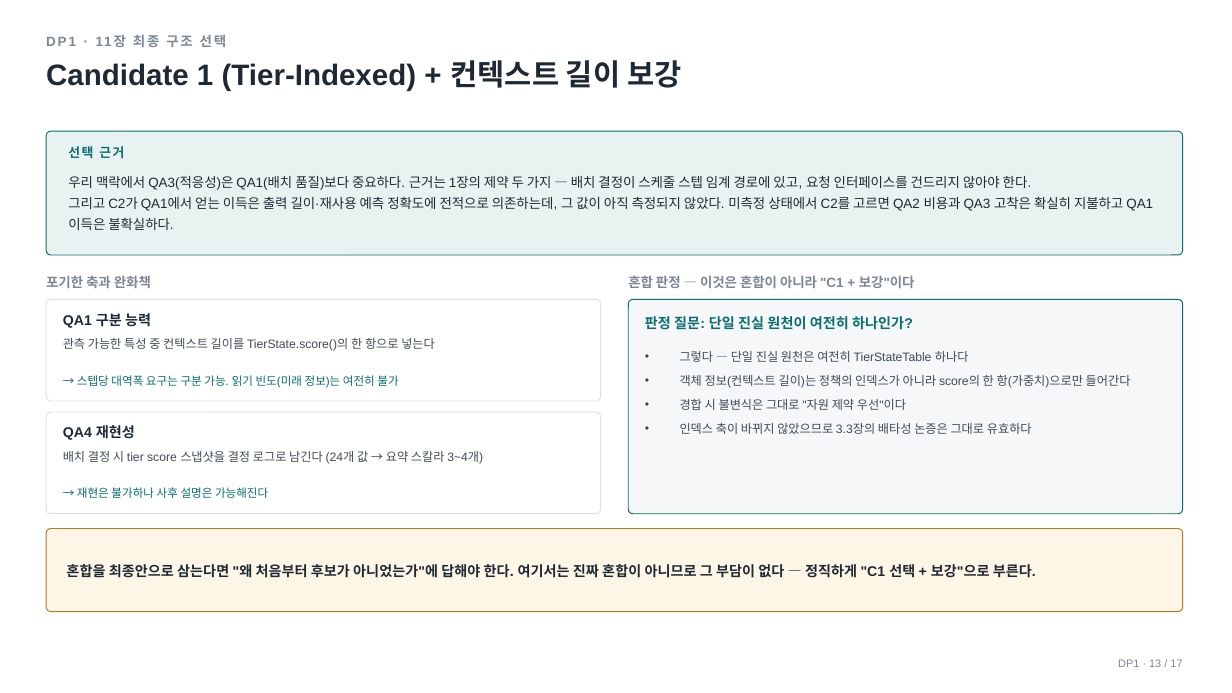
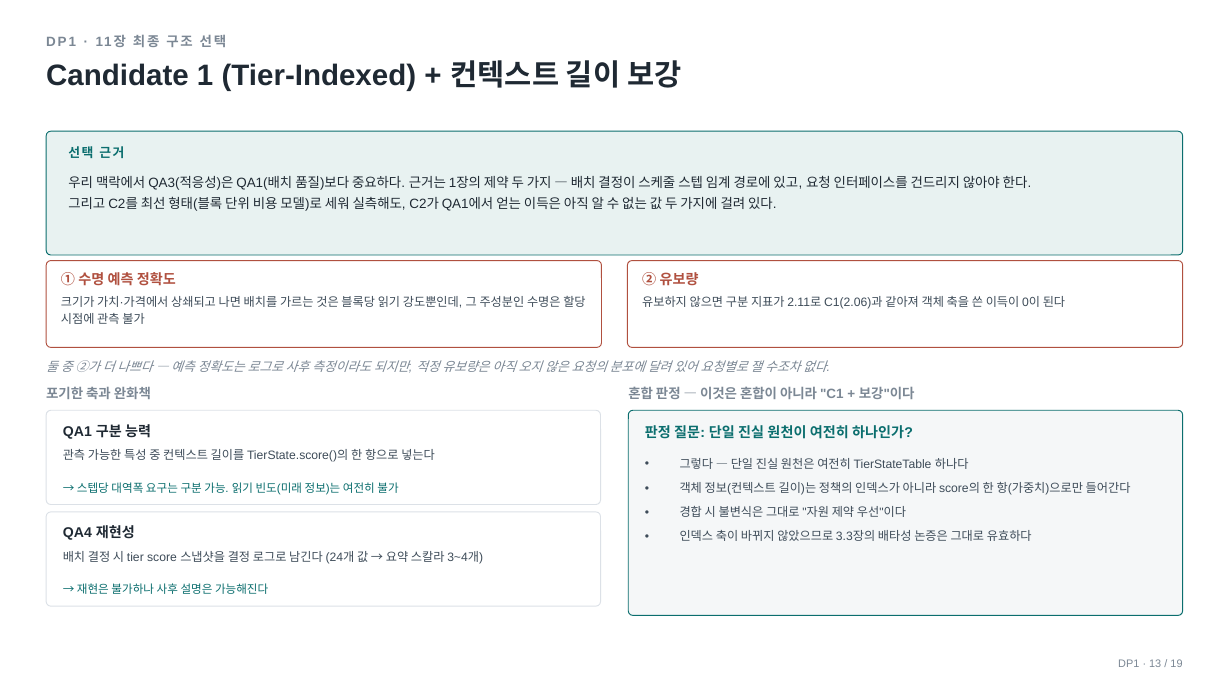
Before and after one commit to mkim0628/vllm, a slide deck: slide 14 of doc-mk/ppt/vllm-dp1-full.pptx. Drawn at 1232x693 pixels with LibreOffice and Linux fonts; fonts in the diff are those of the drawing. Boxes give left, top, right and bottom in pixels: in the first picture for what was removed or moved away, otherwise in the second. Text is boxed around its words. In the diff, an @@ line names an element or a change of style, - is before the commit and + after.

```diff
--- a/doc-mk/ppt/vllm-dp1-full.pptx
+++ b/doc-mk/ppt/vllm-dp1-full.pptx
@@ text at [68,196,776,211]: text changed @@
-그리고 C2가 QA1에서 얻는 이득은 출력 길이·재사용 예측 정확도에 전적으로 의존하는데, 그 값이 아직 측정되지 않았다. 미측정 상태에서 C2를 고르면 QA2 비용과 QA3 고착은 확실히 지불하고 QA1 이득은 불확실하다.
+그리고 C2를 최선 형태(블록 단위 비용 모델)로 세워 실측해도, C2가 QA1에서 얻는 이득은 아직 알 수 없는 값 두 가지에 걸려 있다.
@@ rounded rectangle: place and size @@
-rounded rectangle at [46,299,601,401]
+rounded rectangle at [46,261,602,348]
@@ rounded rectangle at [46,261,602,348]: outline #DCE1E7 0.75 pt to #B0503F 0.75 pt; proportions changed @@
@@ rounded rectangle added at [628,261,1183,348], fill #FFFFFF, outline #B0503F 0.75 pt @@
@@ text added at [61,272,176,286], 11 pt, text #B0503F, bold @@
+① 수명 예측 정확도
@@ text added at [61,296,585,324], 9.5 pt, text #3E4C59 @@
+크기가 가치·가격에서 상쇄되고 나면 배치를 가르는 것은 블록당 읽기 강도뿐인데, 그 주성분인 수명은 할당 시점에 관측 불가
@@ text added at [642,272,699,286], 11 pt, text #B0503F, bold @@
+② 유보량
@@ text added at [642,296,1065,309], 9.5 pt, text #3E4C59 @@
+유보하지 않으면 구분 지표가 2.11로 C1(2.06)과 같아져 객체 축을 쓴 이득이 0이 된다
@@ text added at [46,360,827,372], 10 pt, text #7B8794, italic @@
+둘 중 ②가 더 나쁘다 — 예측 정확도는 로그로 사후 측정이라도 되지만, 적정 유보량은 아직 오지 않은 요청의 분포에 달려 있어 요청별로 잴 수조차 없다.
@@ rounded rectangle: place and size @@
-rounded rectangle at [46,412,601,514]
+rounded rectangle at [46,410,601,505]
@@ rounded rectangle at [46,410,601,505]: proportions changed @@
@@ rounded rectangle at [628,410,1183,616]: proportions changed @@
@@ rounded rectangle: place and size @@
-rounded rectangle at [628,299,1183,514]
+rounded rectangle at [628,410,1183,616]
@@ 5 texts: place and size @@
-5 texts at [46,275,915,351]
+5 texts at [46,386,915,462]
@@ text "→ 스텝당 대역폭 요구는 구분 ...": place and size @@
-text "→ 스텝당 대역폭 요구는 구분 ..." at [77,375,398,388]
+text "→ 스텝당 대역폭 요구는 구분 ..." at [77,482,398,495]
@@ text "그렇다 — 단일 진실 원천은 ...": place and size @@
-text "그렇다 — 단일 진실 원천은 ..." at [680,351,1131,434]
+text "그렇다 — 단일 진실 원천은 ..." at [680,458,1131,541]
@@ rounded rectangle removed at [46,529,1183,612] @@
@@ rounded rectangle added at [46,512,601,606], fill #FFFFFF, outline #DCE1E7 0.75 pt @@
@@ text "QA4 재현성": place and size @@
-text "QA4 재현성" at [63,425,135,440]
+text "QA4 재현성" at [63,525,135,540]
@@ text "배치 결정 시 tier score ...": place and size @@
-text "배치 결정 시 tier score ..." at [63,451,483,464]
+text "배치 결정 시 tier score ..." at [63,551,483,564]
@@ text removed at [66,564,1036,578] @@
-혼합을 최종안으로 삼는다면 "왜 처음부터 후보가 아니었는가"에 답해야 한다. 여기서는 진짜 혼합이 아니므로 그 부담이 없다 — 정직하게 "C1 선택 + 보강"으로 부른다.
@@ text "→ 재현은 불가하나 사후 설명은 ...": place and size @@
-text "→ 재현은 불가하나 사후 설명은 ..." at [77,487,268,498]
+text "→ 재현은 불가하나 사후 설명은 ..." at [77,583,268,594]
@@ text at [1118,659,1182,667]: text changed @@
-DP1 · 13 / 17
+DP1 · 13 / 19
```
Also in this commit, not shown: 14 other slides changed, 2 slides added, 5 other files.
